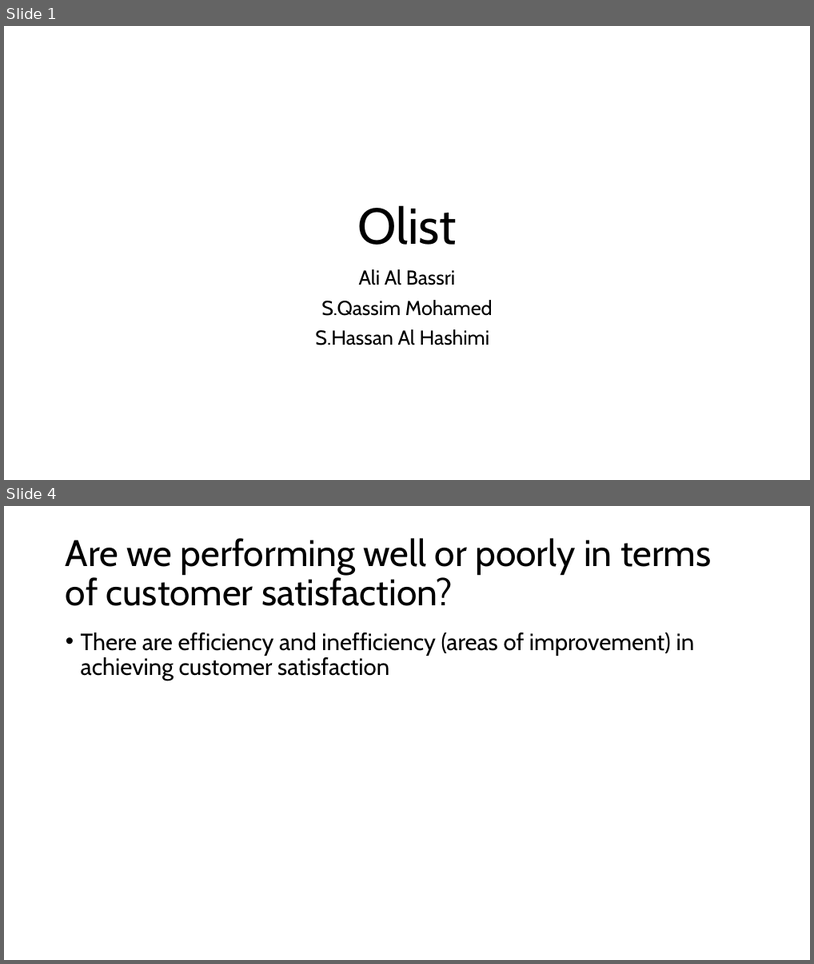
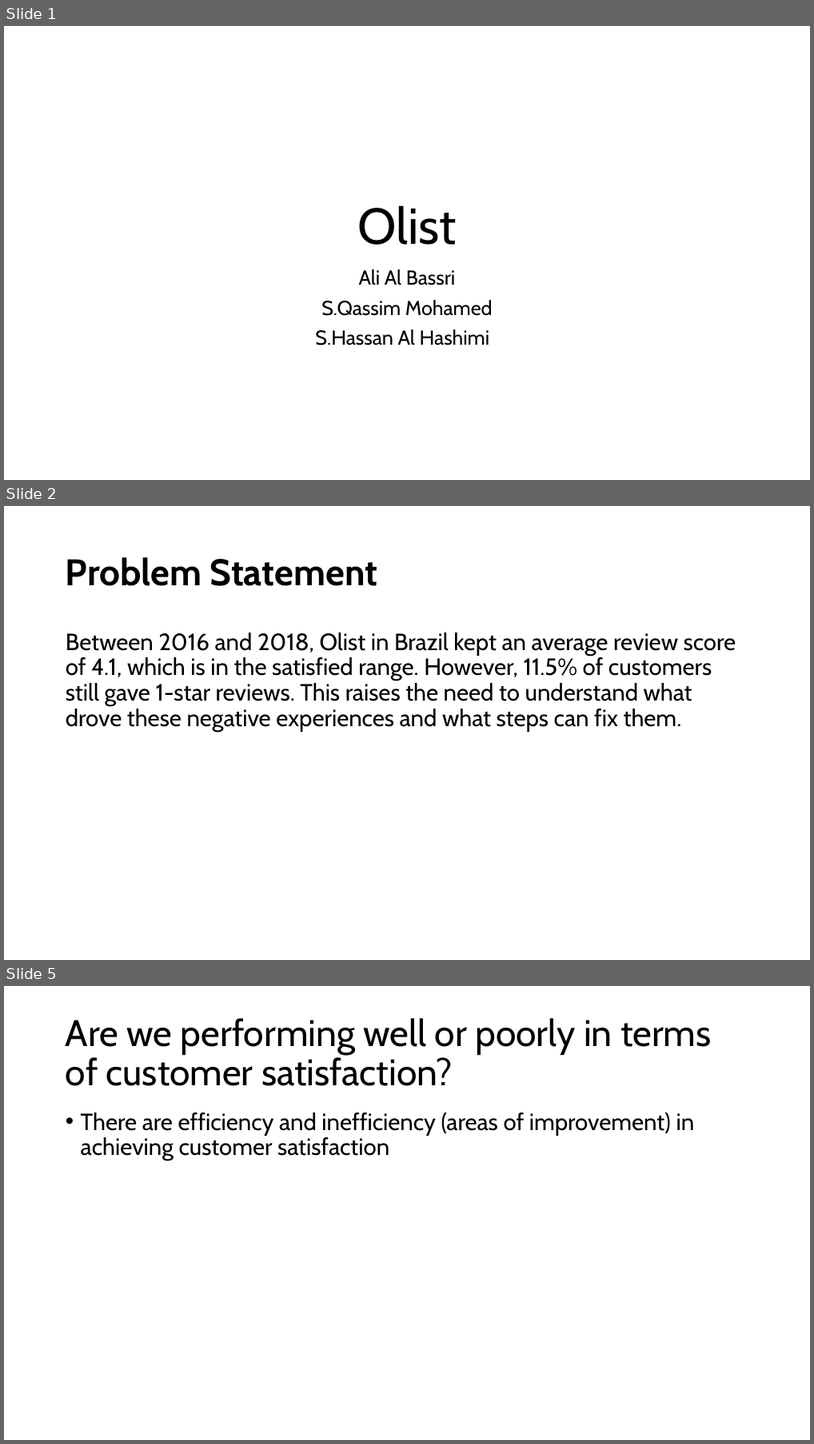
Before and after one commit to Sired1m/data_sprint_olist_G1, a slide deck: Olist Project updated.pptx. Shown one above the other, each under a label of ours: slides 1 and 4 before the commit, slides 1, 2 and 5 after it; the slides between them are not shown. The pictures are 814x964 and 814x1444 pixels, drawn with LibreOffice and Linux fonts; fonts in the diff are those of the drawing. Boxes give left, top, right and bottom in pixels: in the first picture for what was removed or moved away, otherwise in the second. Text is boxed around its words. In the diff, an @@ line names an element or a change of style, - is before the commit and + after.

```diff
--- a/Olist Project updated.pptx
+++ b/Olist Project updated.pptx
@@ slide 2 added at bbox=[4, 506, 810, 960], background #FFFFFF @@
@@ title added at bbox=[66, 557, 378, 586], 44 pt, text #000000, bold @@
+Problem Statement
@@ text added at bbox=[66, 632, 737, 732], 28 pt, text #000000 @@
+Between 2016 and 2018, Olist in Brazil kept an average review score of 4.1, which is in the satisfied range. However, 11.5% of customers still gave 1-star reviews. This raises the need to understand what drove these negative experiences and what steps can fix them.
@@ what was slide 4 is now slide 5 @@
```
Also in this commit, not shown: 2 slides changed, 9 other slides added, 1 other file.
